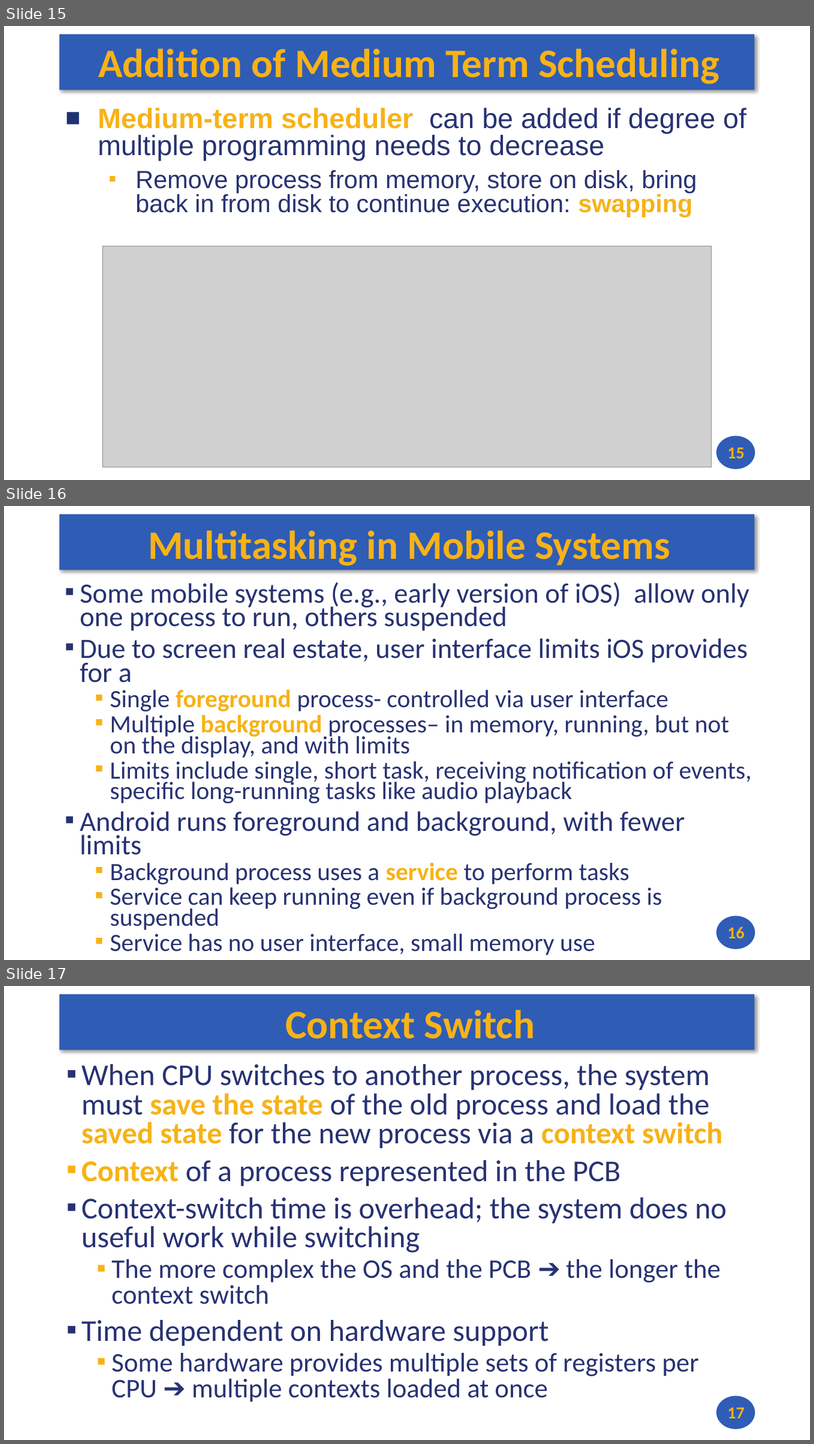
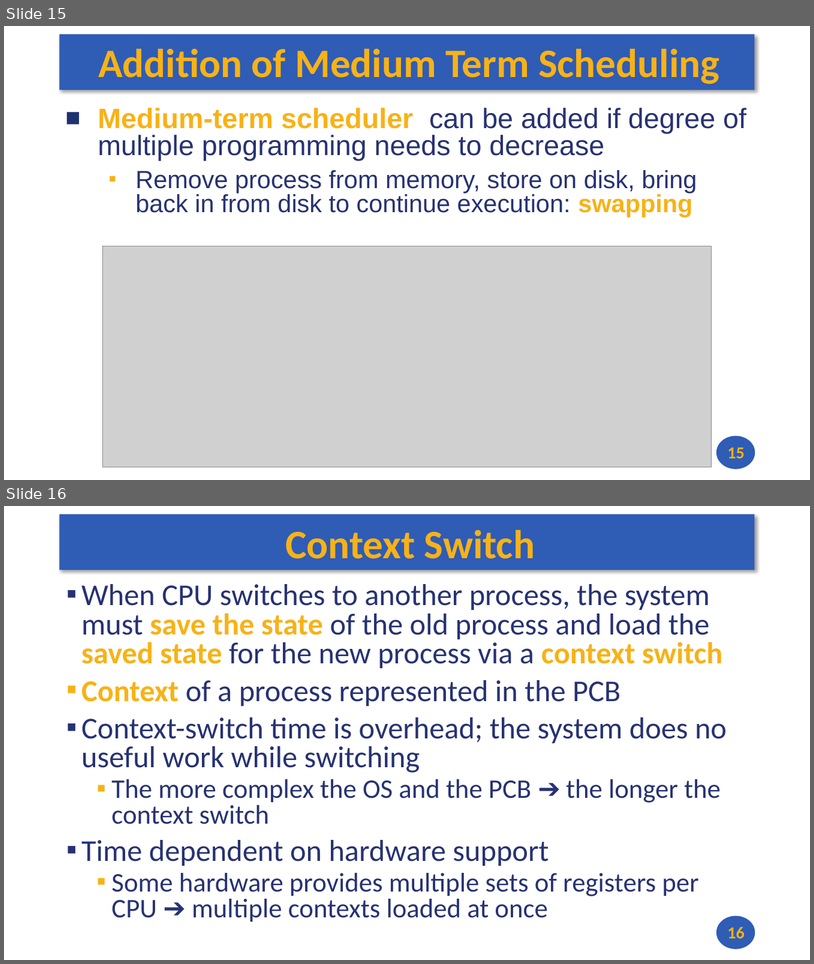
Before and after one commit to andrewt0301/hse-acos-course, a slide deck: docs/part2os/06_Processes/OS_Lecture_06.pptx. Shown one above the other, each under a label of ours: slides 15, 16 and 17 before the commit, slides 15 and 16 after it. The pictures are 814x1444 and 814x964 pixels, drawn with LibreOffice and Linux fonts; fonts in the diff are those of the drawing; grey boxes stand for pictures. Boxes give left, top, right and bottom in pixels: in the first picture for what was removed or moved away, otherwise in the second. Text is boxed around its words. In the diff, an @@ line names an element or a change of style, - is before the commit and + after.

```diff
--- a/docs/part2os/06_Processes/OS_Lecture_06.pptx
+++ b/docs/part2os/06_Processes/OS_Lecture_06.pptx
@@ slide 16 removed at (x1=4, y1=506, x2=810, y2=960), background #FFFFFF; not listed: 2 template elements that a slide beside it also shows @@
@@ title removed at (x1=148, y1=530, x2=671, y2=566) @@
-Multitasking in Mobile Systems
@@ text removed at (x1=80, y1=582, x2=752, y2=955) @@
-▪ Some mobile systems (e.g., early version of iOS) allow only one process to run, others suspended
-▪ Due to screen real estate, user interface limits iOS provides for a
-  ▪ Single foreground process- controlled via user interface
-  ▪ Multiple background processes– in memory, running, but not on the display, and with limits
-  ▪ Limits include single, short task, receiving notification of events, specific long-running tasks like audio playback
-▪ Android runs foreground and background, with fewer limits
-  ▪ Background process uses a service to perform tasks
-  ▪ Service can keep running even if background process is suspended
-  ▪ Service has no user interface, small memory use
@@ page number removed at (x1=728, y1=927, x2=744, y2=938) @@
-16
@@ what was slide 17 is now slide 16 @@
@@ page number at (x1=728, y1=927, x2=744, y2=938): text changed @@
-17
+16
```
Also in this commit, not shown: 13 slides added, 1 other file.
